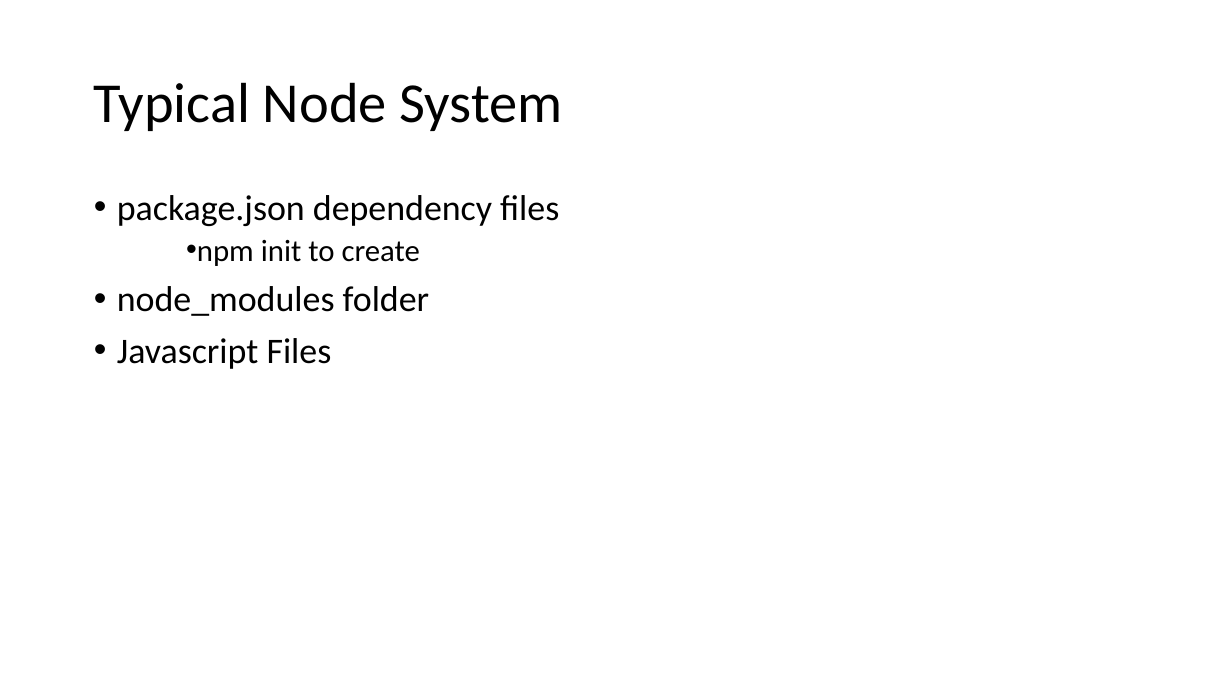
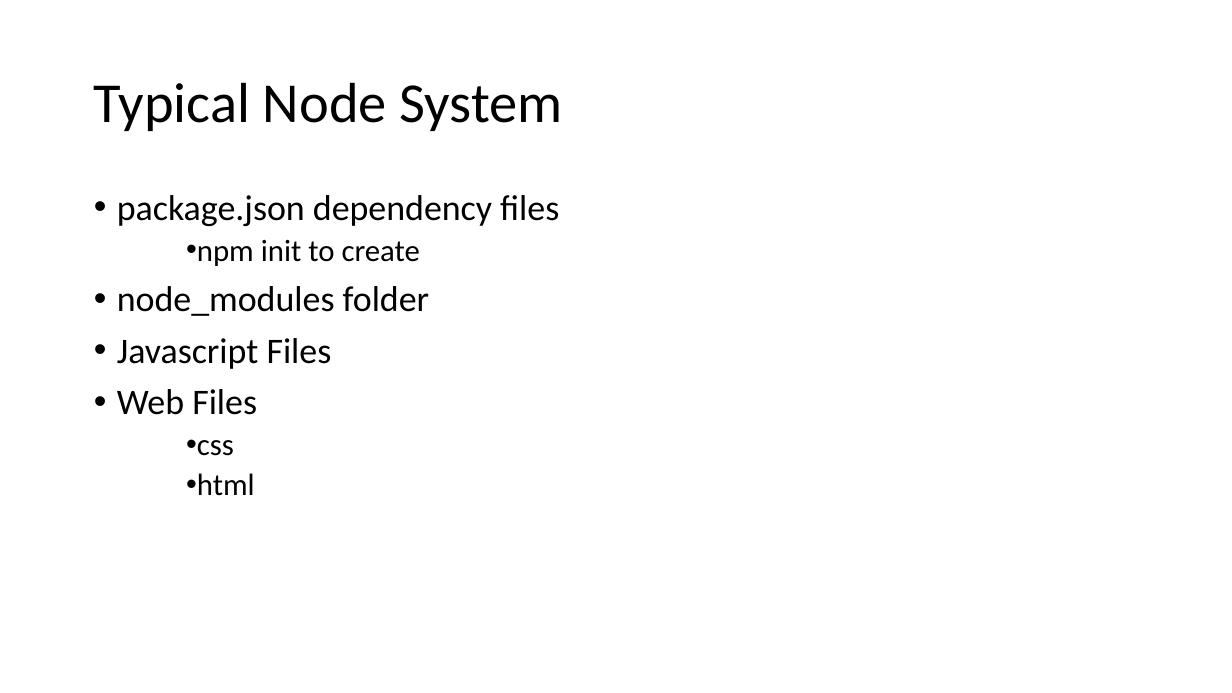
Before and after one commit to VDUNY/2015-02, a slide deck: slide 6 of NodeJSPresentation.ppt. Drawn at 1232x693 pixels with LibreOffice and Linux fonts; fonts in the diff are those of the drawing. Boxes give left, top, right and bottom in pixels: in the first picture for what was removed or moved away, otherwise in the second. Text is boxed around its words. In the diff, an @@ line names an element or a change of style, - is before the commit and + after.

```diff
--- a/NodeJSPresentation.ppt
+++ b/NodeJSPresentation.ppt
@@ text at (117, 389, 257, 496): paragraphs added @@
+• Web Files
+  • css
+  • html
```
Also in this commit, not shown: 3 other slides changed.
